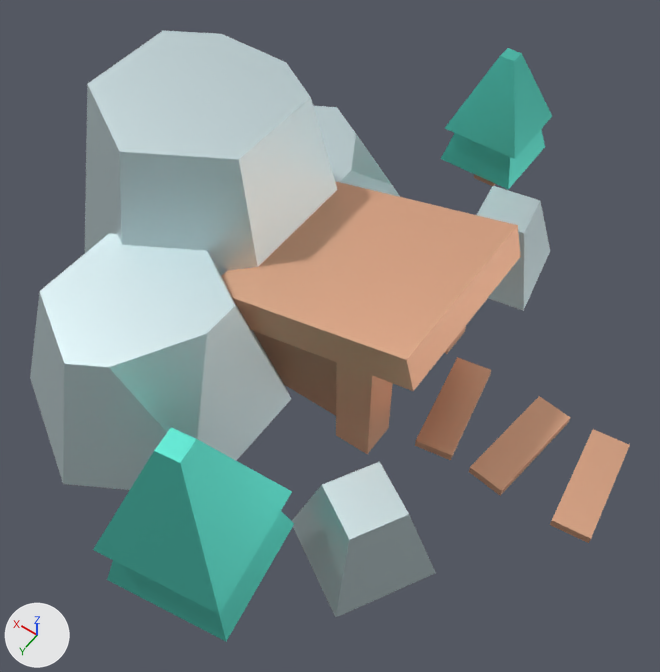
Two versions of the FBX model Shata/Assets/Level/Building/Resources/Models/Minelvl1.fbx, one commit apart.
Both versions are drawn from a camera (50 mm lens) standing at (-0.493, 0.631, 1.231) and looking at (-0.07, 0.038, 0.301). The lights are fixed; the arrows at lower left show +X, +Y and +Z. Where no turn or scale is listed for an object, it has been applied to the vertices.

The older version as bpy lines, for what is in view:
```python
ob_mine = bpy.data.objects.new('Mine', me_mesh_014)
ob_mine.location = (-0.08, -0.02, 0.2)
ob_path = bpy.data.objects.new('Path', me_mesh_013)
ob_path.location = (-0.33, -0.02, 0.2)
ob_rock = bpy.data.objects.new('Rock', me_mesh_011)
ob_rock.location = (-0.151, -0.282, 0.2)
ob_rock1 = bpy.data.objects.new('Rock1', me_mesh_012)
ob_rock1.location = (-0.244, 0.216, 0.2)
ob_rocklarge = bpy.data.objects.new('RockLarge', me_mesh_010)
ob_rocklarge.location = (0.165, -0.02, 0.2)
ob_tree = bpy.data.objects.new('Tree', me_mesh_008)
ob_tree.location = (-0.043, -0.452, 0.2)
ob_tree1 = bpy.data.objects.new('Tree1', me_mesh_009)
ob_tree1.location = (-0.115, 0.35, 0.2)
```
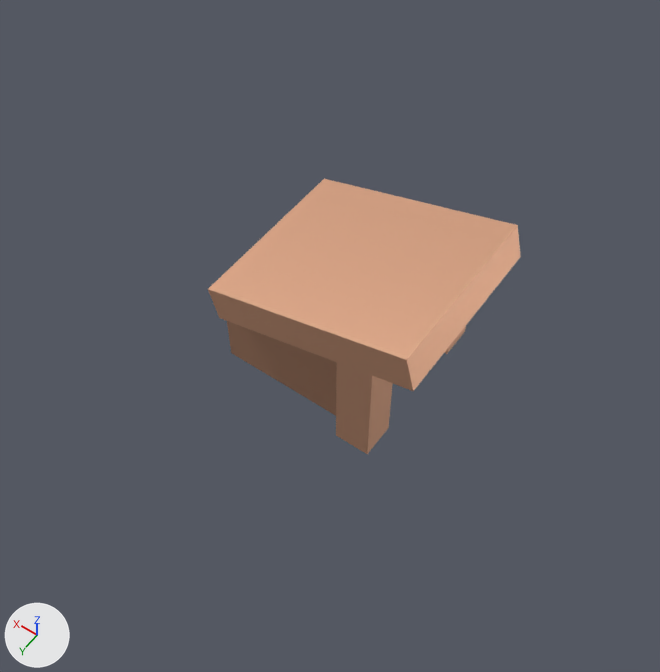
The change, as a diff of the scene's bpy script:
```diff
--- a/Shata/Assets/Level/Building/Resources/Models/Minelvl1.fbx.py
+++ b/Shata/Assets/Level/Building/Resources/Models/Minelvl1.fbx.py
@@ ob_tree @@
-ob_tree = bpy.data.objects.new('Tree', me_mesh_008)
-ob_tree.location = (-0.043, -0.452, 0.2)
@@ ob_path @@
-ob_path = bpy.data.objects.new('Path', me_mesh_013)
-ob_path.location = (-0.33, -0.02, 0.2)
@@ ob_rocklarge @@
-ob_rocklarge = bpy.data.objects.new('RockLarge', me_mesh_010)
-ob_rocklarge.location = (0.165, -0.02, 0.2)
@@ ob_tree1 @@
-ob_tree1 = bpy.data.objects.new('Tree1', me_mesh_009)
-ob_tree1.location = (-0.115, 0.35, 0.2)
@@ ob_rock @@
-ob_rock = bpy.data.objects.new('Rock', me_mesh_011)
-ob_rock.location = (-0.151, -0.282, 0.2)
@@ ob_rock1 @@
-ob_rock1 = bpy.data.objects.new('Rock1', me_mesh_012)
-ob_rock1.location = (-0.244, 0.216, 0.2)
```

Pixel boxes (x1, y1, x2, y2) of what changed, in the pictures (660 x 672 px):
'RockLarge', deleted
    before: (30, 31, 400, 490)
'Tree1', deleted (cyan)
    before: (93, 428, 294, 641)
'Rock1', deleted
    before: (292, 462, 436, 618)
'Path', deleted
    before: (415, 357, 630, 543)
'Tree', deleted (cyan)
    before: (441, 48, 552, 190)
    faces in mat_foliage_001 (cyan #67dfce): (441, 48, 552, 190)
'Rock', deleted
    before: (477, 186, 550, 311)
